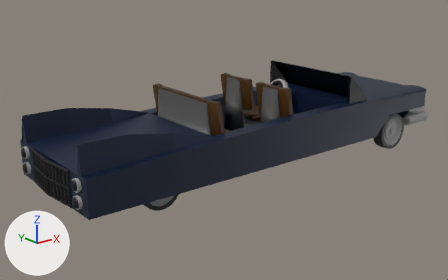
One commit to the FBX model NetworkedRacingGame/Assets/Art/Vehicles/cadillac.fbx: the scene before it, then after it.
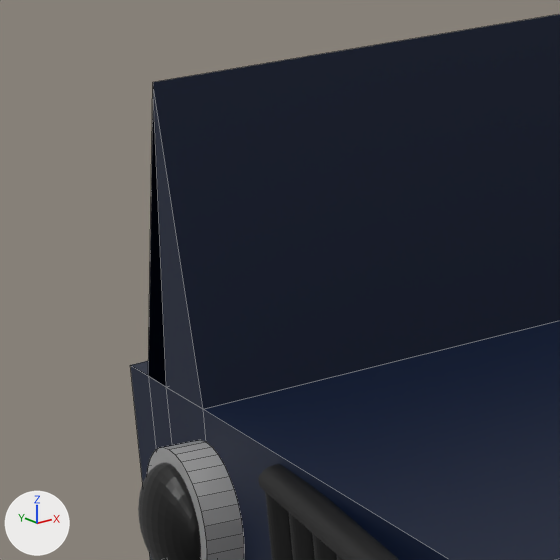
Each version is shown whole from a 50 mm lens placed at (-12.65, -14.31, 6.45), pointed at (0.74, 2.43, -0.24), then close up on the part from 2% to 13% of the width and 39% to 56% of the height. Every picture has the same lights, and +X, +Y and +Z are marked at lower left. The close-ups show mesh edges as thin lines. Where no turn or scale is listed for an object, it has been applied to the vertices. Vertices at the same position are counted once.
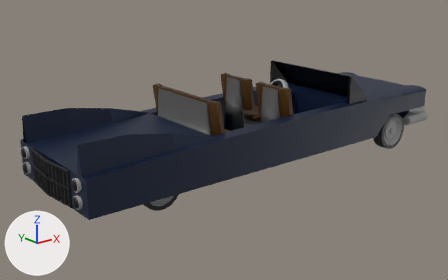
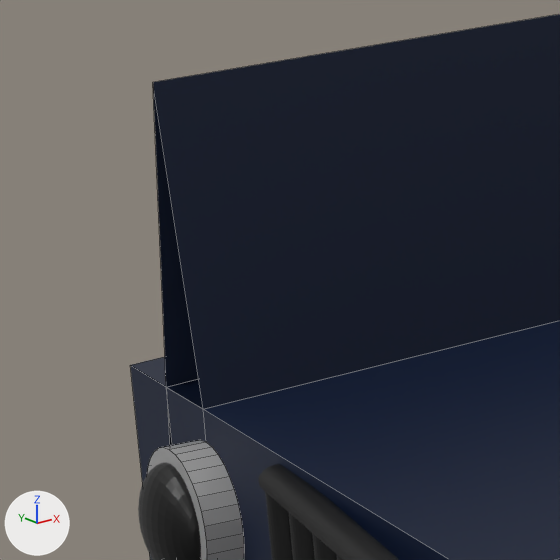
Changed parts and their boxes (x1, y1, x2, y2) in the close-ups (560 x 560 px):
```json
{"part": 1, "of": "me_cube_004", "change": "cut back", "before": [130, 86, 203, 560], "after": [130, 365, 170, 560]}
```

The change, as JSON lines over the scene's bpy script:
```json
{"block": "me_cube_004", "where": "me_cube_004.from_pydata(...)  # 91 vertices, 92 faces; spans x -6.0..6.0, y -2.0..0.25, z -0.5..1.5"}
{"block": "me_cube_004", "where": "# used by ob_cube_001; location = (0.0, 4.0, 0.0)"}
{"block": "me_cube_004", "where": "# verts and faces of me_cube_004; kept vertices keep their numbers, new ones are numbered from 91"}
{"block": "me_cube_004", "where": "# before: 2 (-6.0, 0.25, -0.5), 3 (-6.0, 0.0, 0.64) at pixel (166, 387), 36 (-6.0, 0.0, -0.5), 37 (-6.0, -0.25, 0.64) at pixel (203, 409), 54 (-6.0, 0.0, 0.64) at pixel (166, 387)"}
{"block": "me_cube_004", "where": "# before: 55 (-6.0, 0.25, 0.64) at pixel (130, 365), 60 (-6.0, 0.13, 0.64) at pixel (148, 375), 62 (-6.0, 0.12, -0.5), 78 (-6.0, -0.12, 1.5) at pixel (152, 82)"}
{"block": "me_cube_004", "change": "me_cube_004 part 1"}
{"op": "add", "block": "me_cube_004", "code": "delete_vertices([60])  # with the faces that use them"}
{"op": "add", "block": "me_cube_004", "code": "faces += [(2, 62, 54, 55)]"}
```
